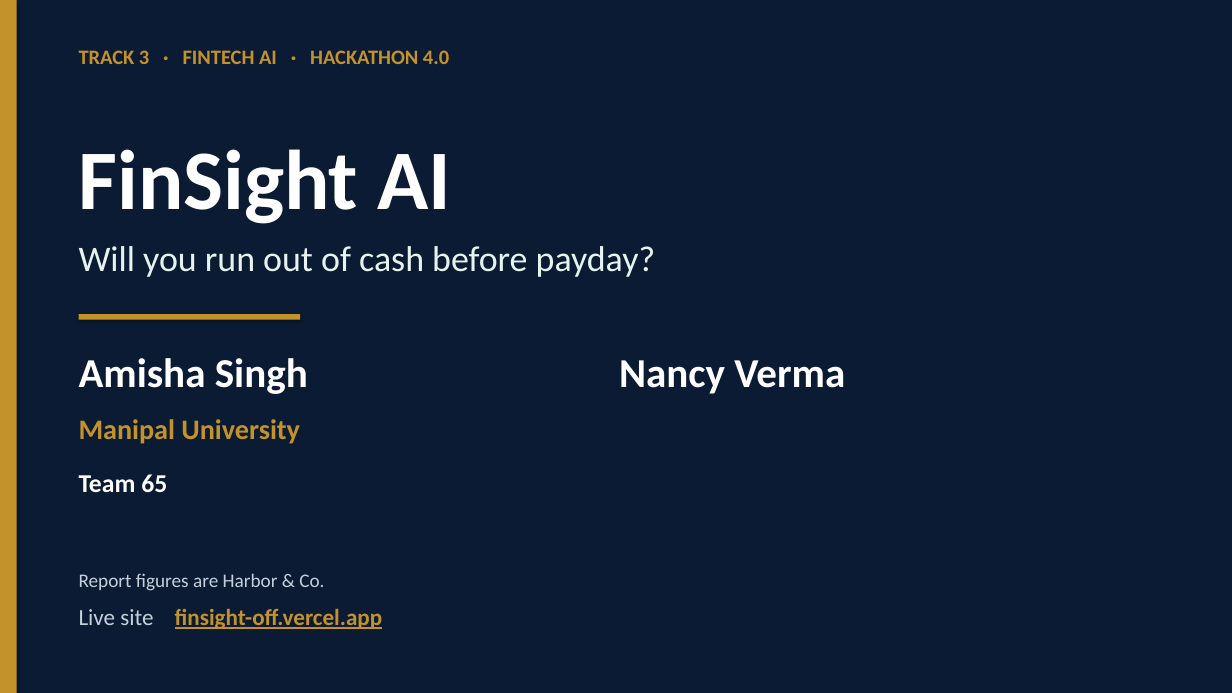
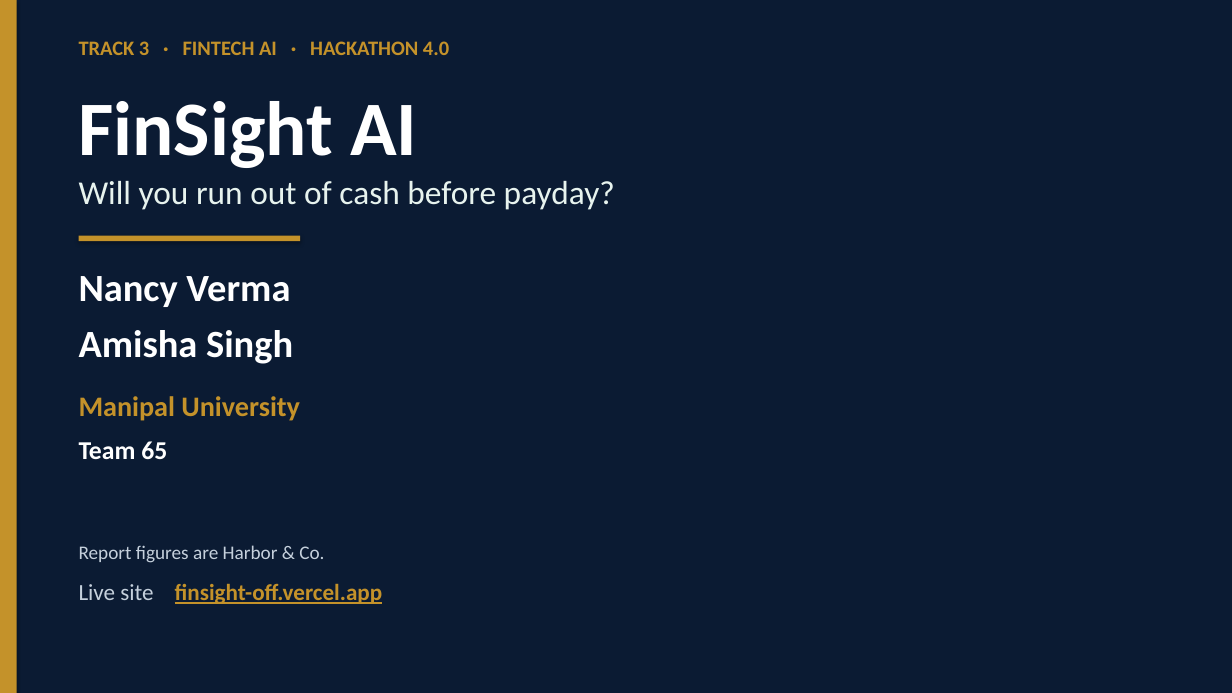
Before and after one commit to Nancy20052020/finsight_off, a slide deck: slide 1 of Team65_FinSight_Pitch.pptx. Drawn at 1232x693 pixels with LibreOffice and Linux fonts; fonts in the diff are those of the drawing. Boxes give left, top, right and bottom in pixels: in the first picture for what was removed or moved away, otherwise in the second. Text is boxed around its words. In the diff, an @@ line names an element or a change of style, - is before the commit and + after.

Commit message:
Stack the presenter names in one column.
Nancy Verma and Amisha Singh now sit one under the other on the title slide and the thank-you slide.

```diff
--- a/Team65_FinSight_Pitch.pptx
+++ b/Team65_FinSight_Pitch.pptx
@@ text "TRACK 3 · FINTECH AI ...": place and size @@
-text "TRACK 3 · FINTECH AI ..." at (79,50,449,64)
+text "TRACK 3 · FINTECH AI ..." at (79,41,449,55)
@@ text "FinSight AI": place and size @@
-text "FinSight AI" at (79,149,451,224)
+text "FinSight AI" at (79,101,417,168)
@@ text "FinSight AI" at (79,101,417,168): size 66 to 60 pt @@
@@ text "Will you run out of ...": place and size @@
-text "Will you run out of ..." at (79,246,655,277)
+text "Will you run out of ..." at (79,181,615,210)
@@ text "Will you run out of ..." at (79,181,615,210): size 28 to 26 pt @@
@@ rectangle: place and size @@
-rectangle at (79,314,300,320)
+rectangle at (79,236,300,241)
@@ text "Nancy Verma" at (79,276,290,307): size 32 to 30 pt @@
@@ text "Nancy Verma": place and size @@
-text "Nancy Verma" at (619,360,845,394)
+text "Nancy Verma" at (79,276,290,307)
@@ text "Amisha Singh": place and size @@
-text "Amisha Singh" at (79,358,308,394)
+text "Amisha Singh" at (79,330,293,364)
@@ text "Amisha Singh" at (79,330,293,364): size 32 to 30 pt @@
@@ text "Manipal University": place and size @@
-text "Manipal University" at (79,419,300,444)
+text "Manipal University" at (79,396,300,421)
@@ text "Team 65": place and size @@
-text "Team 65" at (79,474,167,492)
+text "Team 65" at (79,441,167,459)
@@ text "Report figures are Harbor & ...": place and size @@
-text "Report figures are Harbor & ..." at (79,573,324,591)
+text "Report figures are Harbor & ..." at (79,545,324,563)
@@ text "Live site finsight-off.vercel.app": place and size @@
-text "Live site finsight-off.vercel.app" at (79,609,383,629)
+text "Live site finsight-off.vercel.app" at (79,584,383,604)
```
Also in this commit, not shown: 1 other slide changed, 1 other file.
